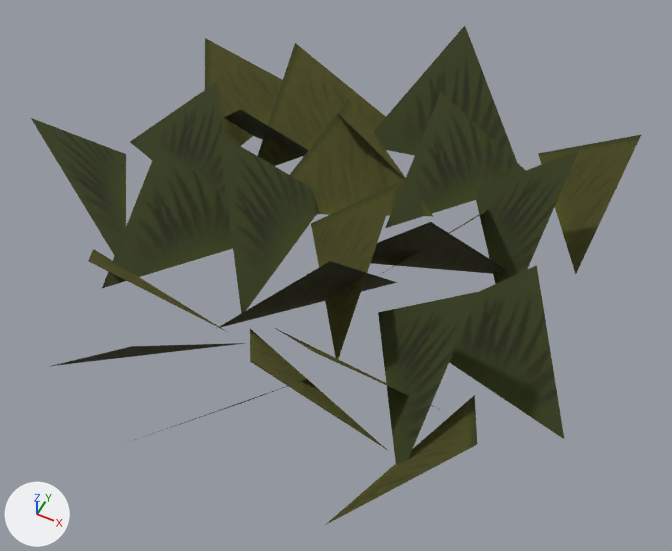
Renders of the glTF model docs/assets/models/decor/dec_Ground_Grass_05_50777.glb from each side of a commit.
Camera for both pictures: a camera (50 mm lens) standing at (-2.549, 2.286, 1.387) and looking at (-3.081, 3.35, 0.056). Arrows for +X, +Y and +Z are at lower left; the lights stay in place. The first picture is the older version. Where no turn or scale is listed for an object, it has been applied to the vertices.

Names of what the first picture shows: 'Ground_Grass_05_mesh'.
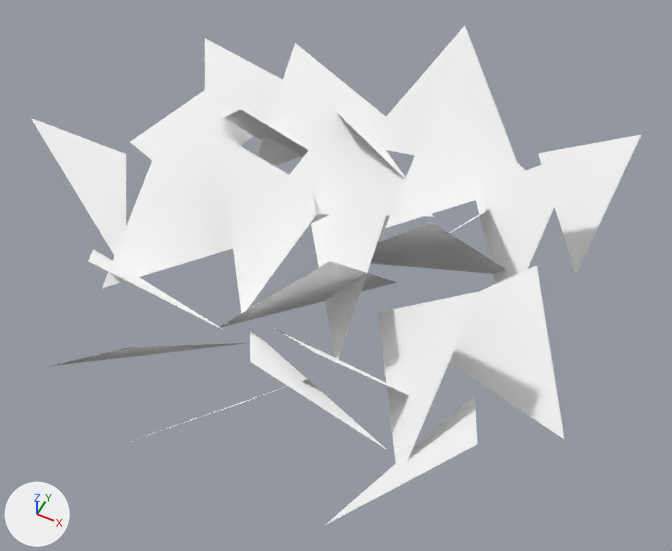
Pixel boxes (x1, y1, x2, y2) of what changed, in the pictures (672 x 551 px):
'Ground_Grass_05_mesh', recoloured (lighter)
    both: (31, 26, 642, 526)

Edits to the bpy script that builds the scene:
```text
Add mat_jungle_cutout:
    mat_jungle_cutout = principled_material('jungle_cutout')
    mat_jungle_cutout.base_color = (1.0, 1.0, 1.0)  # white #ffffff
    mat_jungle_cutout.roughness = 0.9
Change me_ground_grass_05:
    where me_ground_grass_05.from_pydata(...)  # 75 vertices, 25 faces; spans x -0.572..0.555, y -0.559..0.499, z 0.0..0.265
    remove me_ground_grass_05.materials.append(mat_jungle_mat_decorations_cutout)
    add me_ground_grass_05.materials.append(mat_jungle_cutout)  # white #ffffff
```
